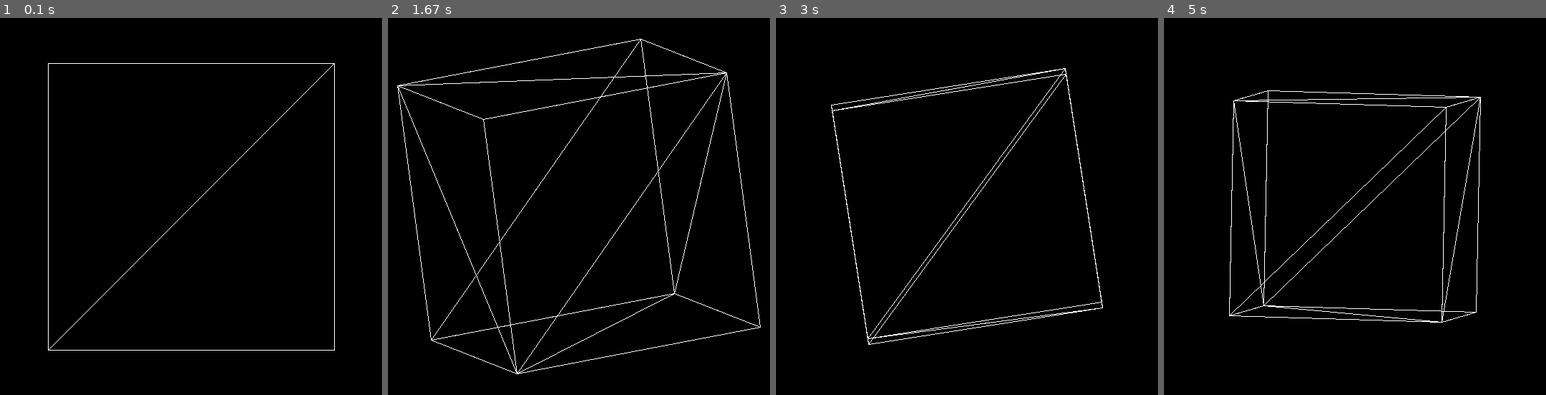
Above: before the commit, frames 1-4 (left to right).
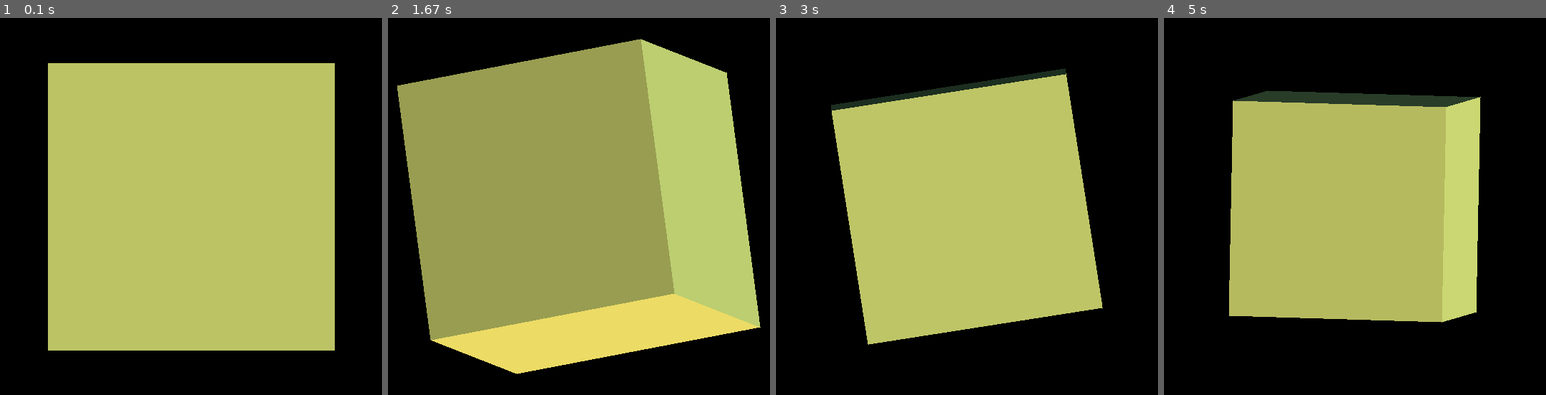
Above: after the commit, the same moments.

Repository: learngift/pygame3d
Game: pygame game, started from MeshViewer.py
Same seed, same stepped clock (60 frames per second), same inputs: the game is played once before the commit and once after it.
Inputs:
- Up to frame 1 (0.1 s): no input
- Up to frame 2 (1.67 s): hold Right 0.33-0.8 s; hold Up 0.83-1.13 s; tap Page Down at 0.98 s; hold Right 1.17-1.63 s; tap - at 1.32 s
- Up to frame 3 (3 s): hold Left 1.67-2.2 s; tap Page Up at 1.82 s; hold Down 2.23-2.53 s; tap Page Down at 2.38 s; hold Left 2.57-2.97 s; tap - at 2.72 s
- Up to frame 4 (5 s): hold Up 3-3.37 s; tap Page Up at 3.15, 4.62 s; hold Right 3.4-4.03 s; tap Page Down at 3.55 s; hold Down 4.07-4.43 s; tap - at 4.22 s; hold Left 4.47-4.93 s; hold Right from 4.97 s (still down)

The runs differ from the first frame. In frame 1, 57% of the frame differs, in the area x 12-88%, y 11-89%; in frame 2, 67%, in the area x 2-98%, y 5-95%; in frame 3, 40%; in frame 4, 39%.

Commit message:
remplissage des faces et lecture de fichiers

Diff:
--- a/MeshViewer.py
+++ b/MeshViewer.py
@@ -46,7 +46,13 @@
 class Face:
     def render(self, env3d, points):
         polygon = self.getPolygon(points, env3d)
-        pygame.draw.polygon(env3d.screen, WHITE, polygon, 1)
+        if env3d.colorize:
+            lc1 = int(64*self.lum_coeff(points, env3d.light_vector_1))
+            lc2 = int(64*self.lum_coeff(points, env3d.light_vector_2))
+            color = [ lc1 * 2, lc1 + lc2, lc2 ]
+            pygame.draw.polygon(env3d.screen, color, polygon)
+        else:
+            pygame.draw.polygon(env3d.screen, WHITE, polygon, 1)
 
 class Triangle(Face):
     def __init__(self, a, b, c):
@@ -59,6 +65,17 @@
         return (points[self.a].projection(env3d),
                 points[self.b].projection(env3d),
                 points[self.c].projection(env3d),)
+
+    def lum_coeff(self, points, lum):
+    	"""calcule le coefficient lumineux selon le vecteur lumière"""
+    	a, b, c = points[self.a], points[self.b], points[self.c]
+    	v1 = Point3D(b.x-a.x, b.y-a.y, b.z-a.z)
+    	v2 = Point3D(c.x-a.x, c.y-a.y, c.z-a.z)
+    	v = Point3D(v1.y * v2.z - v2.y * v1.z, \
+                    v1.z * v2.x - v2.z * v1.x, \
+                    v1.x * v2.y - v2.x * v1.y)
+    	sp = (v.x * lum.x + v.y * lum.y + v.z * lum.z) / v.norm()
+    	return sp + 1
 
 class Objet:
     """Un objet est une collection de points et de faces.
@@ -85,6 +102,24 @@
     def rotateZ(self, angle):
         for p in self.points: p.rotateZ(angle)
 
+    def readFile(self, filename):
+        self.points, self.faces = [], []
+        f = open(filename, 'r')
+        for line in f:
+            if line.startswith('#'): continue
+
+            values = line.split()
+            if not values: continue
+
+            if values[0] == 'v':
+                self.points.append(Point3D( float(values[1]), float(values[2]), float(values[3]) ))
+            elif values[0] == 'f':
+                p = []
+                for v in values[1:]:
+                    p.append(v.split('/')[0])
+                self.faces.append(Triangle( int(p[0]) - 1, int(p[1]) - 1, int(p[2]) - 1 ))
+        f.close()
+
 def GetCube():
     o = Objet()
     o.name = 'Cube'
@@ -106,7 +141,7 @@
     o.faces.append (Triangle(1, 0, 4))
     o.faces.append (Triangle(1, 5, 3))
     o.faces.append (Triangle(7, 3, 5))
-    o.faces.append (Triangle(6, 2, 4))
+    o.faces.append (Triangle(6, 4, 2))
     o.faces.append (Triangle(0, 2, 4))
     return o
 
@@ -121,6 +156,7 @@
         self.screen = pygame.display.set_mode(winsize)
         pygame.display.set_caption('3D viewer')
         self.wincenter = [winsize[0]/2, winsize[1]/2]
+        self.colorize = True
 
 def interactive(env3d, main_object):
     running = True
